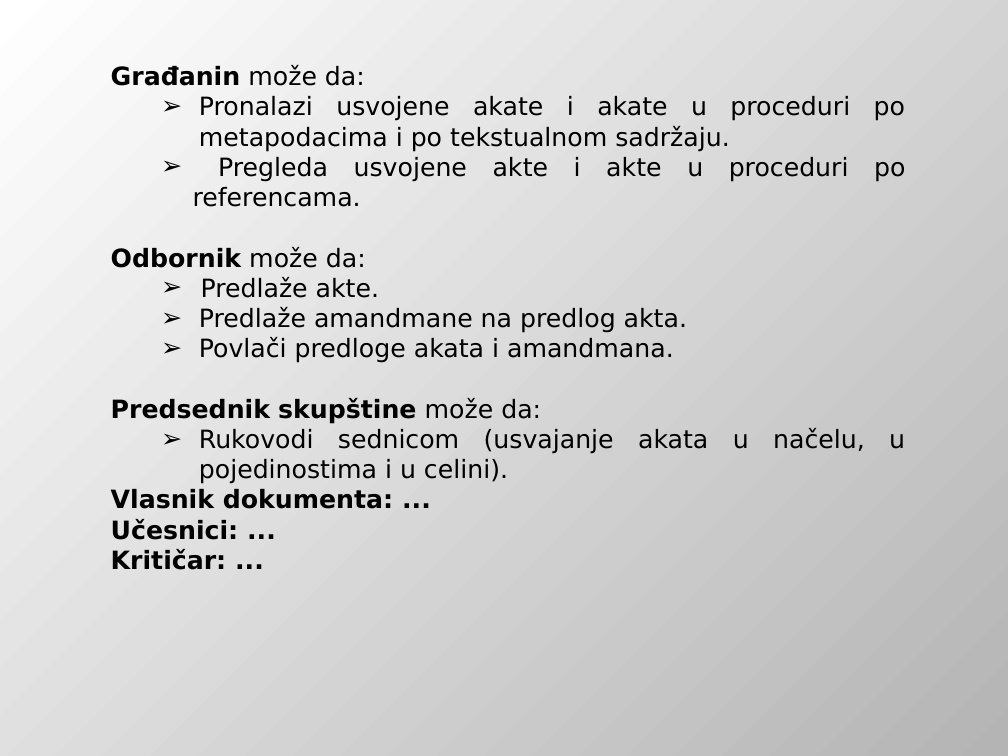
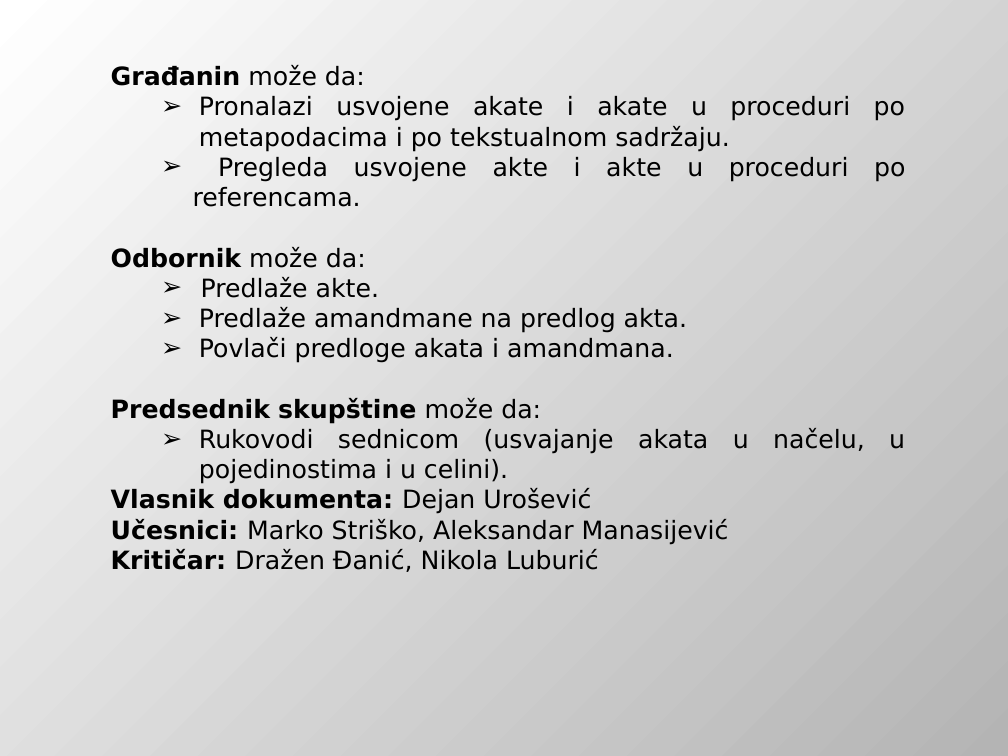
Before and after one commit to DejanUrosevic/XML-Projekat, a slide deck: slide 3 of Model Pretnji.pptx. Drawn at 1008x756 pixels with LibreOffice and Linux fonts; fonts in the diff are those of the drawing. Boxes give left, top, right and bottom in pixels: in the first picture for what was removed or moved away, otherwise in the second. Text is boxed around its words. In the diff, an @@ line names an element or a change of style, - is before the commit and + after.

```diff
--- a/Model Pretnji.pptx
+++ b/Model Pretnji.pptx
@@ text at box(111, 488, 729, 572): text changed; bold off @@
-Vlasnik dokumenta: ...
-Učesnici: ...
-Kritičar: ...
+Vlasnik dokumenta: Dejan Urošević
+Učesnici: Marko Striško, Aleksandar Manasijević
+Kritičar: Dražen Đanić, Nikola Luburić
```
Also in this commit, not shown: 10 other slides changed, 1 slide added, 2 other files.
